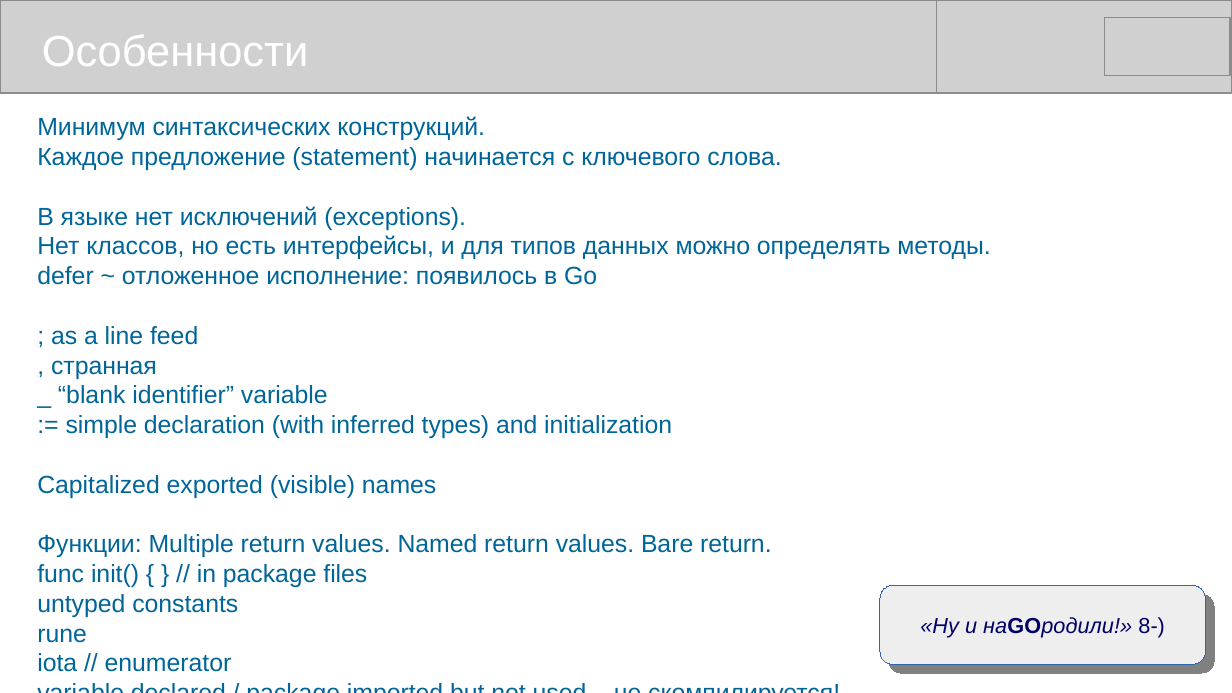
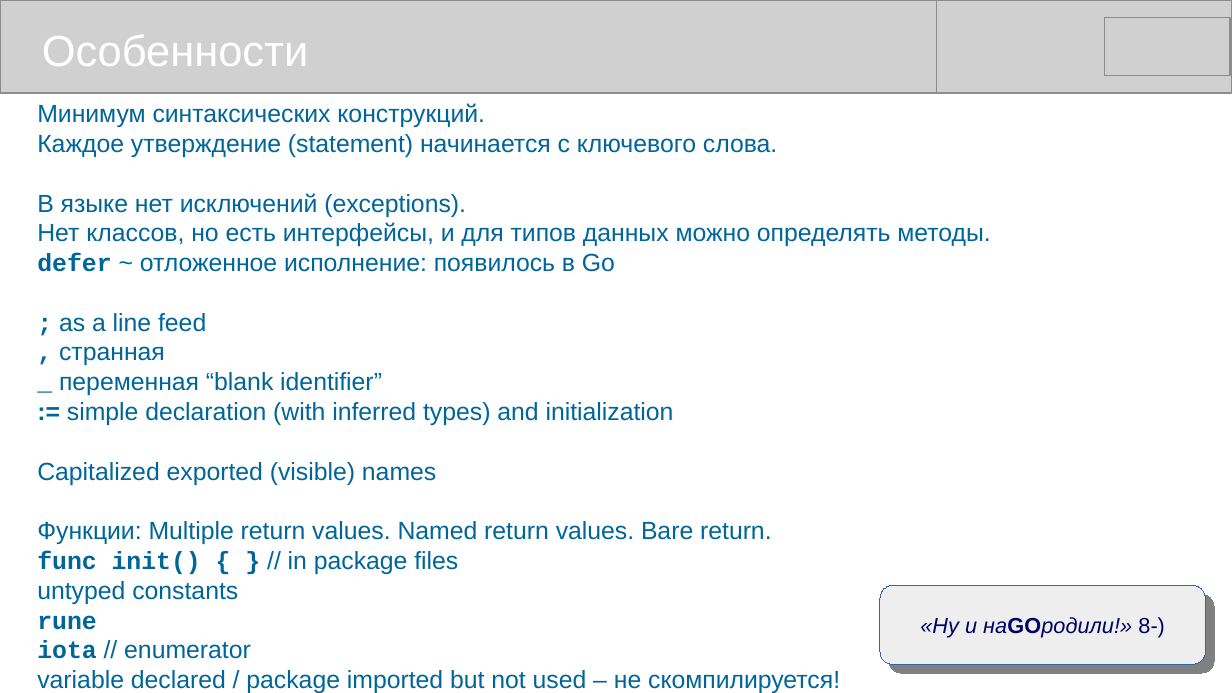
Before and after one commit to mike-shock/Go_language, a slide deck: slide 6 of Go_Intro.odp. Drawn at 1232x693 pixels with LibreOffice and Linux fonts; fonts in the diff are those of the drawing; grey boxes stand for pictures. Boxes give left, top, right and bottom in pixels: in the first picture for what was removed or moved away, otherwise in the second. Text is boxed around its words. In the diff, an @@ line names an element or a change of style, - is before the commit and + after.

```diff
--- a/Go_Intro.odp
+++ b/Go_Intro.odp
@@ text "Минимум синтаксических конструкций.": place and size @@
-text "Минимум синтаксических конструкций." at (37,116,990,672)
+text "Минимум синтаксических конструкций." at (37,103,990,693)
@@ text at (37,134,777,157): text changed @@
-Каждое предложение (statement) начинается с ключевого слова.
+Каждое утверждение (statement) начинается с ключевого слова.
@@ text at (37,253,674,659): font Arial to Courier New in "defer", ";", ",", "func init() { }" and 2 more places; bold on in "defer", ";", ",", ":=" and 3 more places @@
@@ text at (59,372,382,395): text changed @@
-_ “blank identifier” variable
+_ переменная “blank identifier”
```
Also in this commit, not shown: 38 other slides changed.
